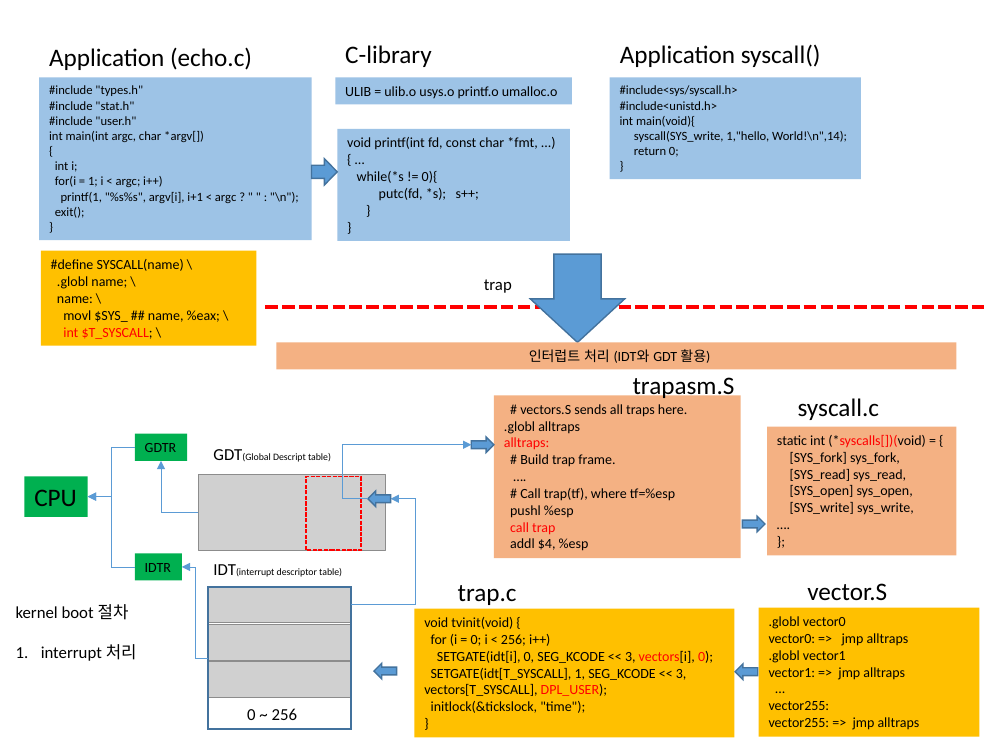
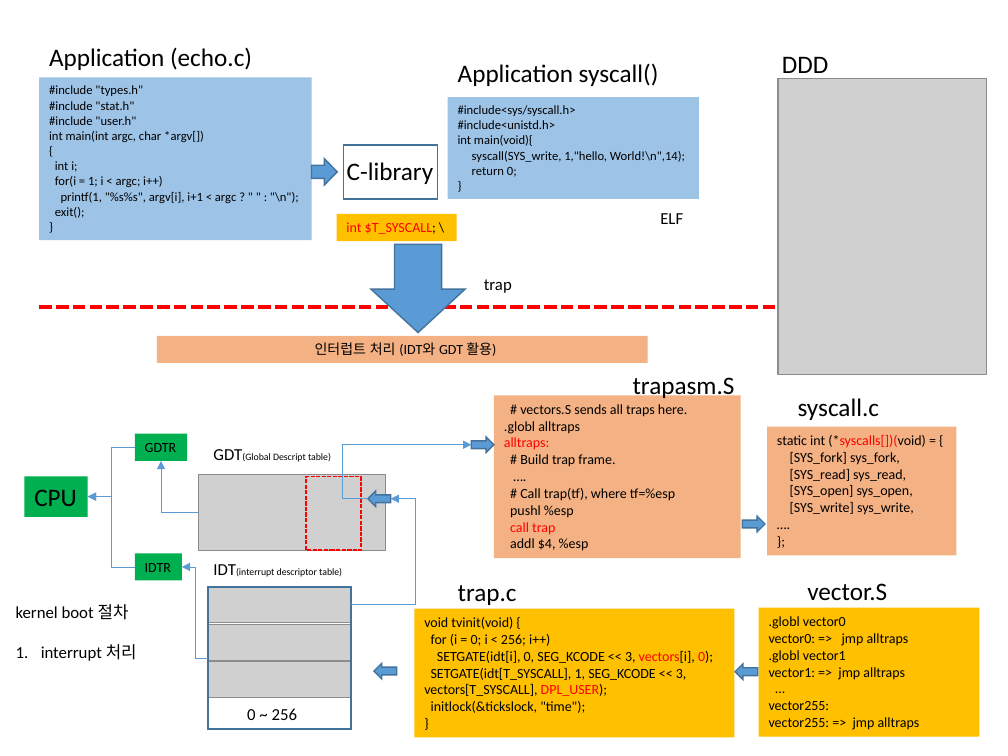
Before and after one commit to jhyunleehi/lk, a slide deck: slide 2 of 05.system_call/syscall.pptx. Drawn at 1008x756 pixels with LibreOffice and Linux fonts; fonts in the diff are those of the drawing; grey boxes stand for pictures. Boxes give left, top, right and bottom in pixels: in the first picture for what was removed or moved away, otherwise in the second. Text is boxed around its words. In the diff, an @@ line names an element or a change of style, - is before the commit and + after.

Commit message:
:ppt

```diff
--- a/05.system_call/syscall.pptx
+++ b/05.system_call/syscall.pptx
@@ text "Application syscall()" moved from (x1=620, y1=44, x2=821, y2=67) to (x1=458, y1=63, x2=659, y2=86) @@
@@ text added at (x1=782, y1=56, x2=828, y2=79), 18 pt, text #000000 @@
+DDD
@@ rectangle removed at (x1=336, y1=78, x2=573, y2=105) @@
-ULIB = ulib.o usys.o printf.o umalloc.o
@@ picture added at (x1=778, y1=79, x2=987, y2=375) @@
@@ rectangle "#include<sys/syscall.h>" moved from (x1=610, y1=78, x2=861, y2=179) to (x1=448, y1=97, x2=699, y2=199) @@
@@ rectangle removed at (x1=338, y1=129, x2=571, y2=241) @@
-void printf(int fd, const char *fmt, ...)
-{ …
-while(*s != 0){
-putc(fd, *s); s++;
-}
-}
@@ rectangle added at (x1=344, y1=145, x2=437, y2=200), outline #43739E 1 pt @@
@@ text "C-library" moved from (x1=345, y1=45, x2=432, y2=67) to (x1=347, y1=162, x2=434, y2=184) @@
@@ rectangle "int $T_SYSCALL; \" resized from (x1=40, y1=251, x2=256, y2=346) to (x1=337, y1=214, x2=457, y2=241) @@
@@ text added at (x1=660, y1=213, x2=683, y2=224), 12 pt, text #000000 @@
+ELF
@@ text in rectangle at (x1=51, y1=259, x2=220, y2=322): paragraphs removed @@
-#define SYSCALL(name) \
-.globl name; \
-name: \
-movl $SYS_ ## name, %eax; \
@@ down arrow moved from (x1=530, y1=254, x2=625, y2=343) to (x1=371, y1=244, x2=466, y2=333) @@
@@ line moved from (265, 307) - (984, 307) to (39, 307) - (984, 307) @@
@@ rectangle "인터럽트 처리 (IDT와 GDT 활용)" resized from (x1=276, y1=343, x2=957, y2=370) to (x1=157, y1=336, x2=648, y2=363) @@
```
Also in this commit, not shown: 3 other files.
